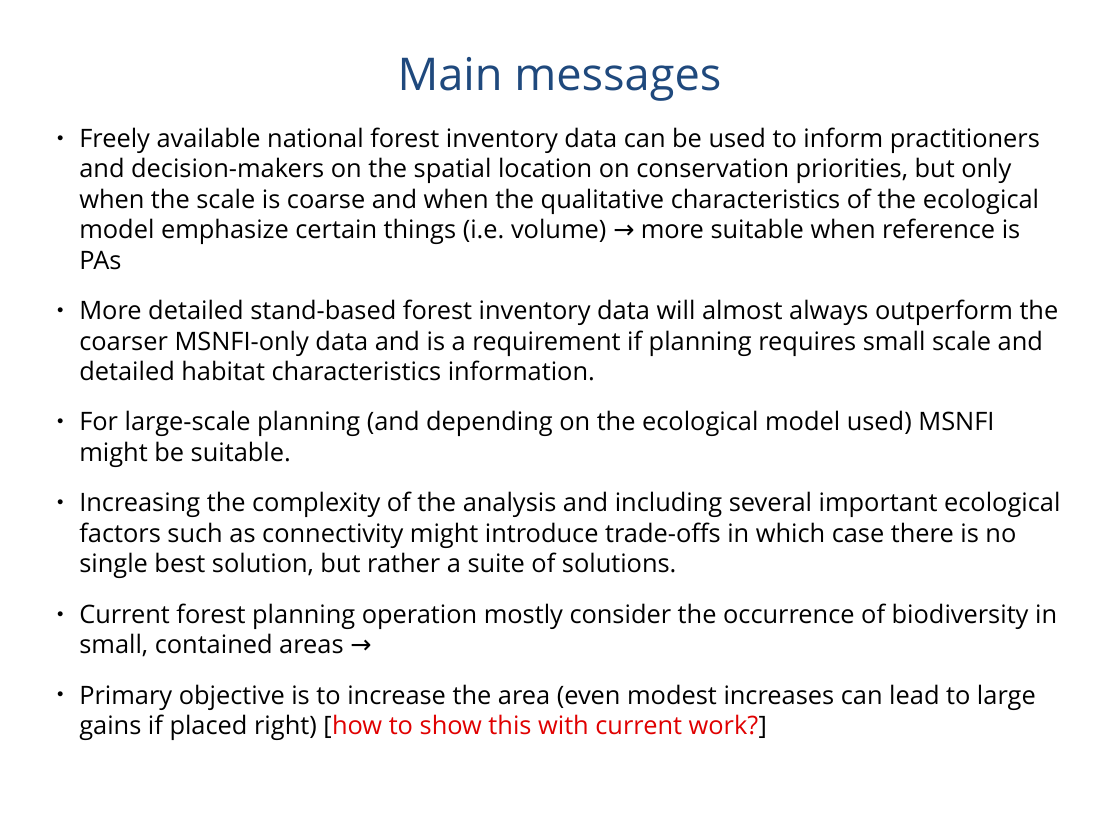
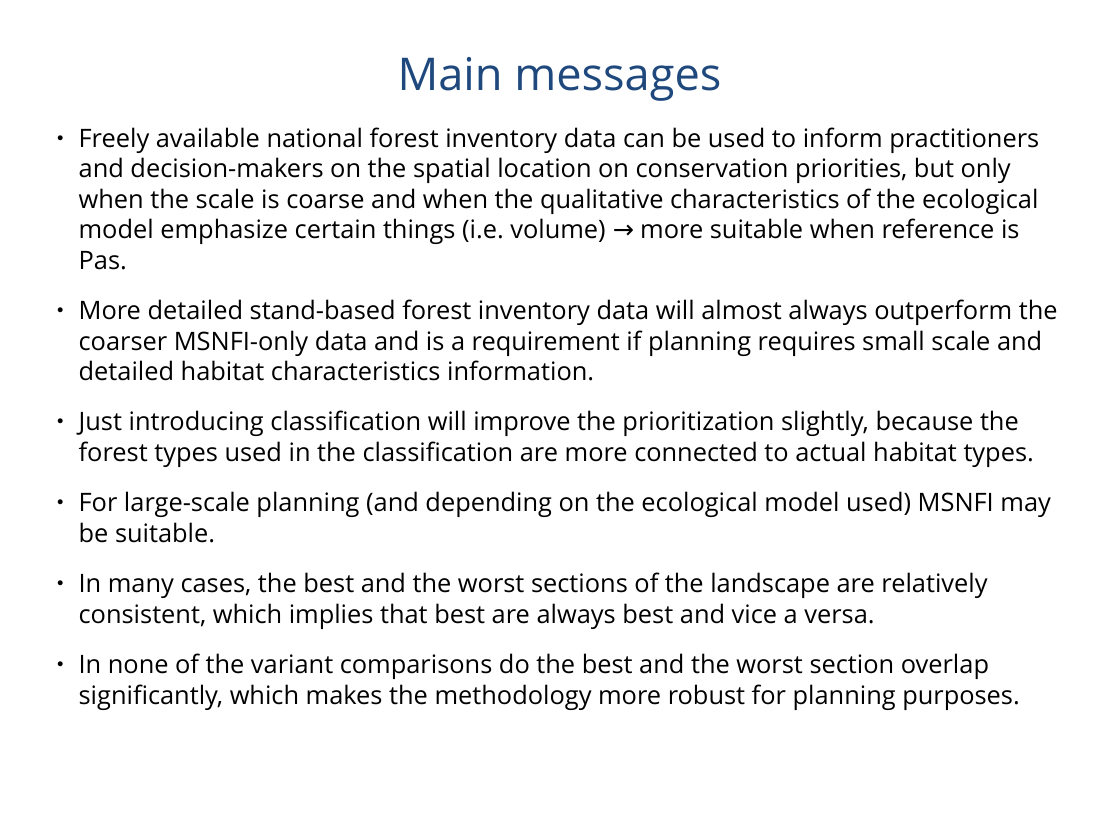
Before and after one commit to jlehtoma/validityms, a slide deck: slide 39 of reports/validity_ms_outline.ppt (slide 37 before the commit). Drawn at 1120x840 pixels with LibreOffice and Linux fonts; fonts in the diff are those of the drawing. Boxes give left, top, right and bottom in pixels: in the first picture for what was removed or moved away, otherwise in the second. Text is boxed around its words. In the diff, an @@ line names an element or a change of style, - is before the commit and + after.

```diff
--- a/reports/validity_ms_outline.ppt
+++ b/reports/validity_ms_outline.ppt
@@ text at (79,127,1039,270): text changed @@
-● Freely available national forest inventory data can be used to inform practitioners and decision-makers on the spatial location on conservation priorities, but only when the scale is coarse and when the qualitative characteristics of the ecological model emphasize certain things (i.e. volume) → more suitable when reference is PAs
+● Freely available national forest inventory data can be used to inform practitioners and decision-makers on the spatial location on conservation priorities, but only when the scale is coarse and when the qualitative characteristics of the ecological model emphasize certain things (i.e. volume) → more suitable when reference is Pas.
@@ text at (79,299,1058,381): indent changed @@
@@ text at (79,410,1051,710): text changed @@
-● For large-scale planning (and depending on the ecological model used) MSNFI might be suitable.
-● Increasing the complexity of the analysis and including several important ecological factors such as connectivity might introduce trade-offs in which case there is no single best solution, but rather a suite of solutions.
-● Current forest planning operation mostly consider the occurrence of biodiversity in small, contained areas →
-● Primary objective is to increase the area (even modest increases can lead to large gains if placed right) [how to show this with current work?]
+● Just introducing classification will improve the prioritization slightly, because the forest types used in the classification are more connected to actual habitat types.
+● For large-scale planning (and depending on the ecological model used) MSNFI may be suitable.
+● In many cases, the best and the worst sections of the landscape are relatively consistent, which implies that best are always best and vice a versa.
+● In none of the variant comparisons do the best and the worst section overlap significantly, which makes the methodology more robust for planning purposes.
```
Also in this commit, not shown: 23 other slides changed, 14 slides added, 9 slides removed.
